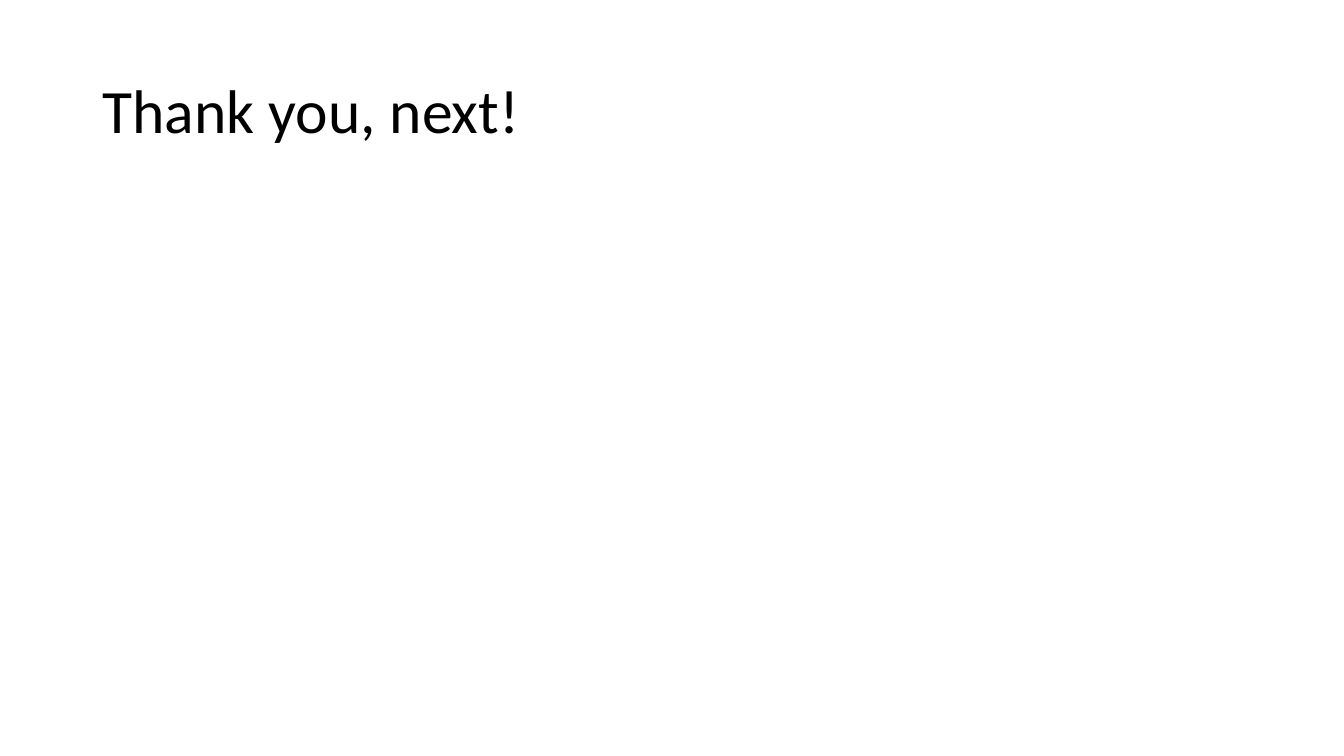
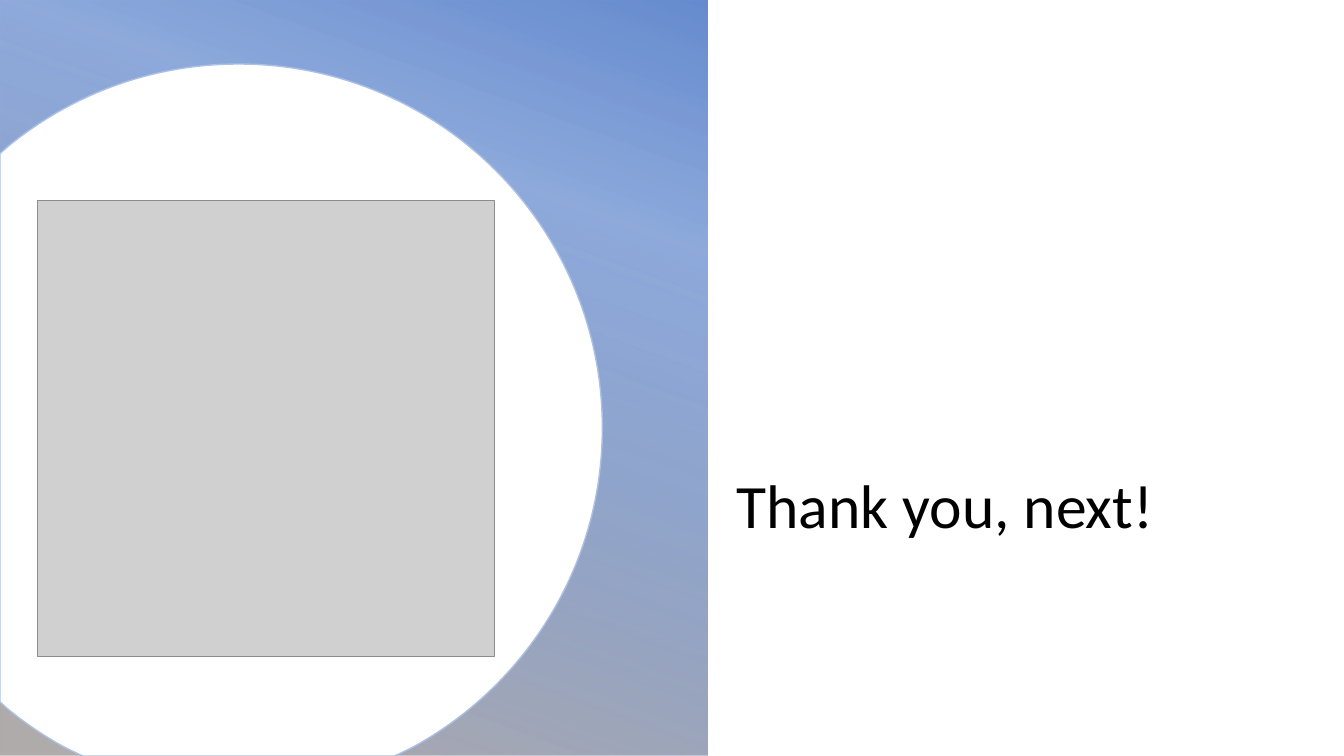
Before and after one commit to neha-nayeem/Project-01, a slide deck: slide 20 of Presentation - Project 01.pptx. Drawn at 1344x756 pixels with LibreOffice and Linux fonts; fonts in the diff are those of the drawing; grey boxes stand for pictures; background and template pictures are left out. Boxes give left, top, right and bottom in pixels: in the first picture for what was removed or moved away, otherwise in the second. Text is boxed around its words. In the diff, an @@ line names an element or a change of style, - is before the commit and + after.

```diff
--- a/Presentation - Project 01.pptx
+++ b/Presentation - Project 01.pptx
@@ rectangle added at [0,0,708,756], fill gradient #4472C4 to #AFABAB @@
@@ freeform shape added at [0,65,603,756], fill #FFFFFF, outline #AFABAB 1 pt @@
@@ picture added at [37,201,494,657] @@
@@ title "Thank you, next!": place and size @@
-title "Thank you, next!" at [102,90,520,143]
+title "Thank you, next!" at [737,485,1154,538]
@@ title "Thank you, next!" at [737,485,1154,538]: vertical alignment middle to top @@
```
Also in this commit, not shown: 16 other slides changed, 1 slide added, 1 slide removed, 1 other file.
